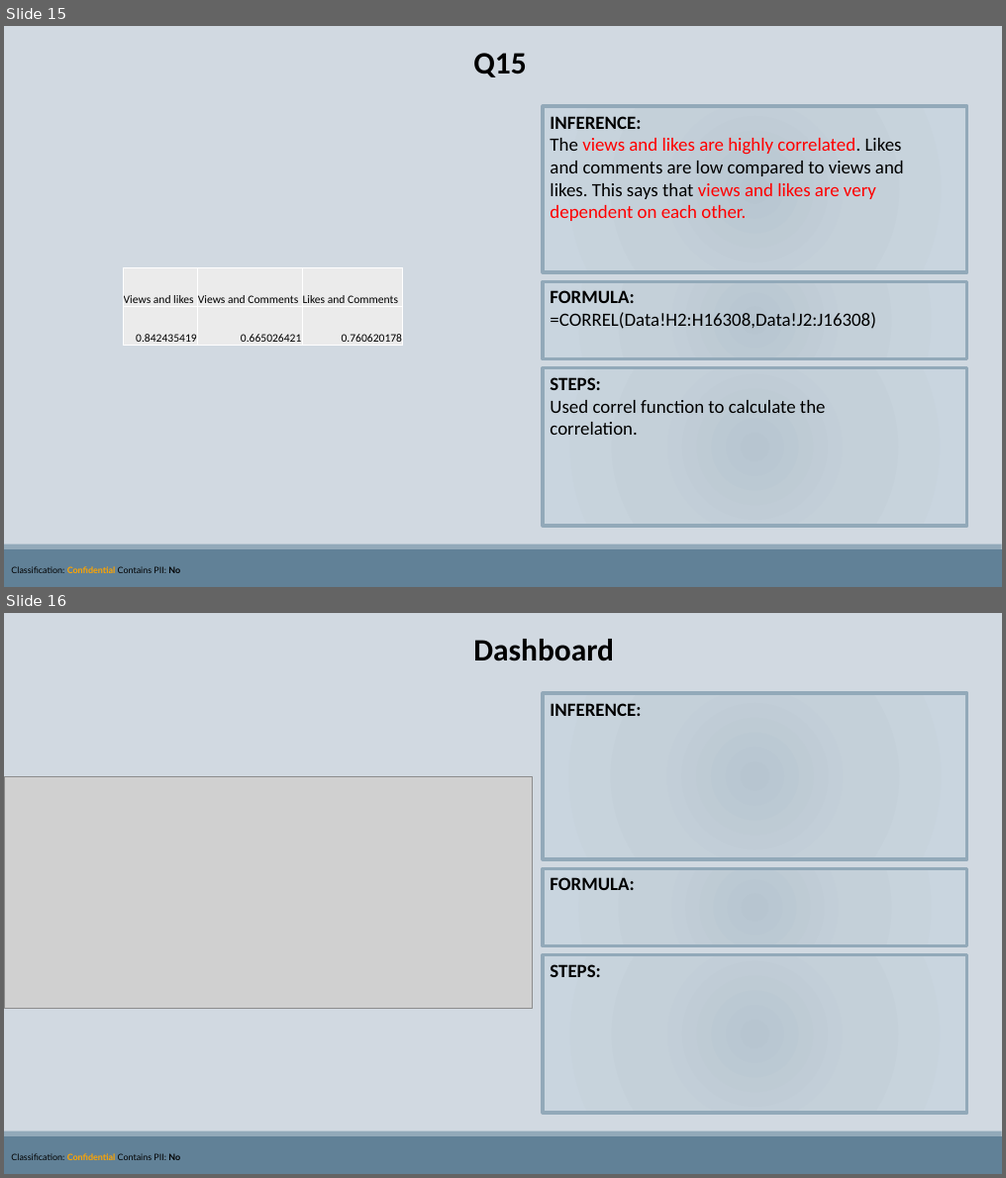
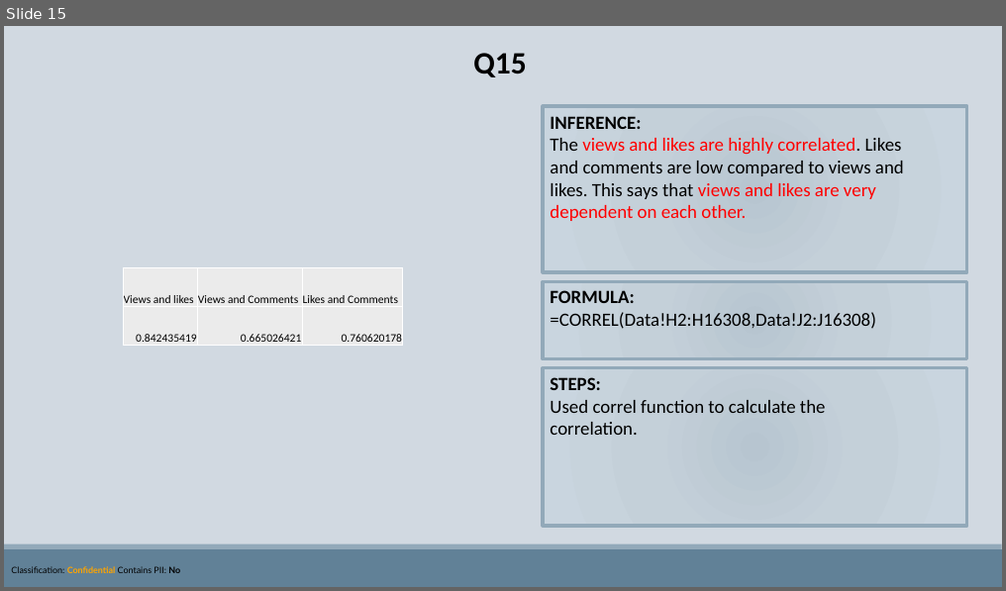
Before and after one commit to ChrisSasanDoss/Final-Assessment, a slide deck: FA.pptx. Shown one above the other, each under a label of ours: slides 15 and 16 before the commit, slide 15 after it. The pictures are 1006x1178 and 1006x591 pixels, drawn with LibreOffice and Linux fonts; fonts in the diff are those of the drawing; grey boxes stand for pictures. Boxes give left, top, right and bottom in pixels: in the first picture for what was removed or moved away, otherwise in the second. Text is boxed around its words. In the diff, an @@ line names an element or a change of style, - is before the commit and + after.

```diff
--- a/FA.pptx
+++ b/FA.pptx
@@ slide 16 removed at <box>4,613,1002,1174</box>, background #D1D9E1; not listed: 3 template elements that a slide beside it also shows @@
@@ text removed at <box>473,639,614,662</box> @@
-Dashboard
@@ rectangle removed at <box>543,693,967,860</box> @@
@@ text removed at <box>549,703,641,716</box> @@
-INFERENCE:
@@ picture removed at <box>4,776,532,1008</box> @@
@@ rectangle removed at <box>543,869,967,947</box> @@
@@ text removed at <box>549,877,634,890</box> @@
-FORMULA:
@@ rectangle removed at <box>543,956,967,1113</box> @@
@@ text removed at <box>549,964,600,977</box> @@
-STEPS:
```
Also in this commit, not shown: 6 slides changed, 1 slide added.
